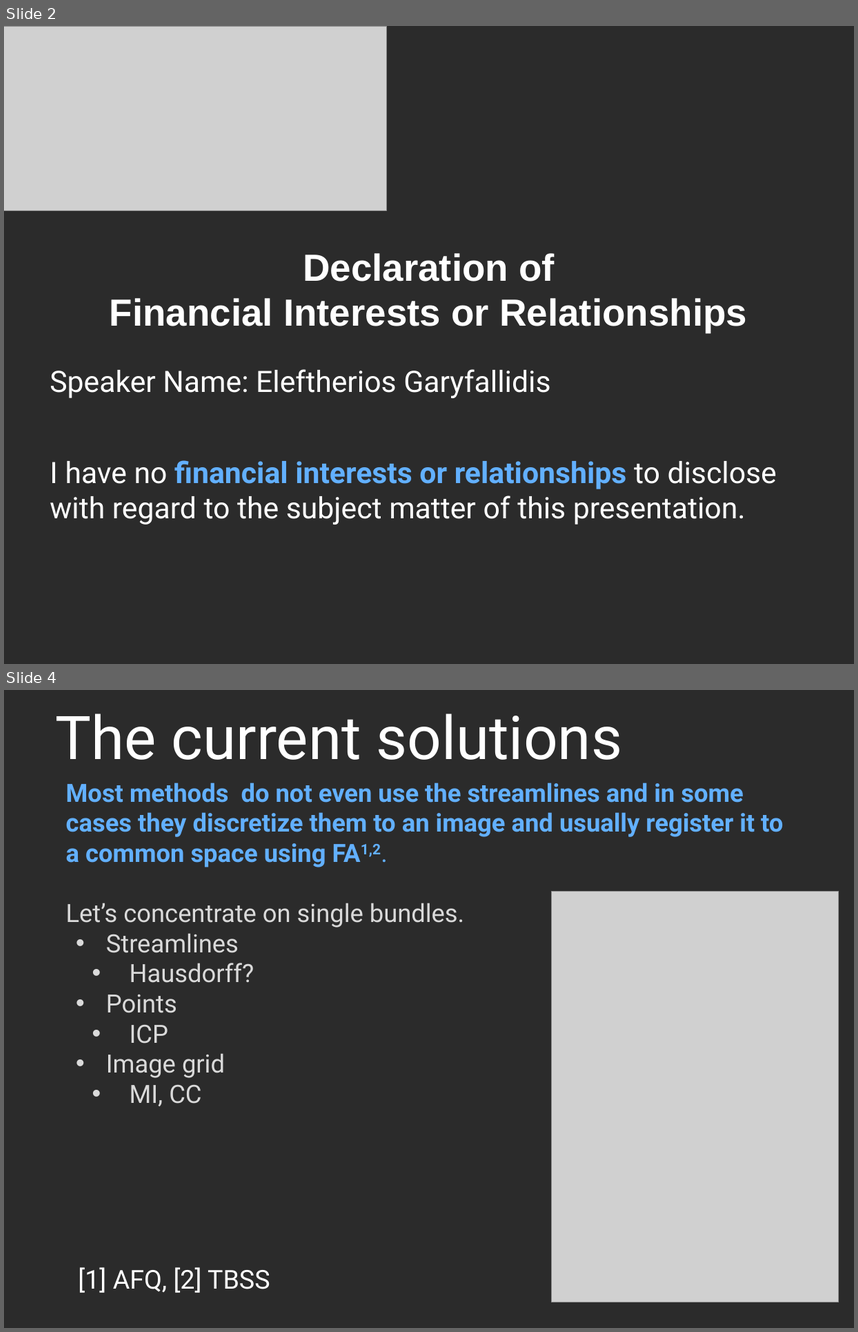
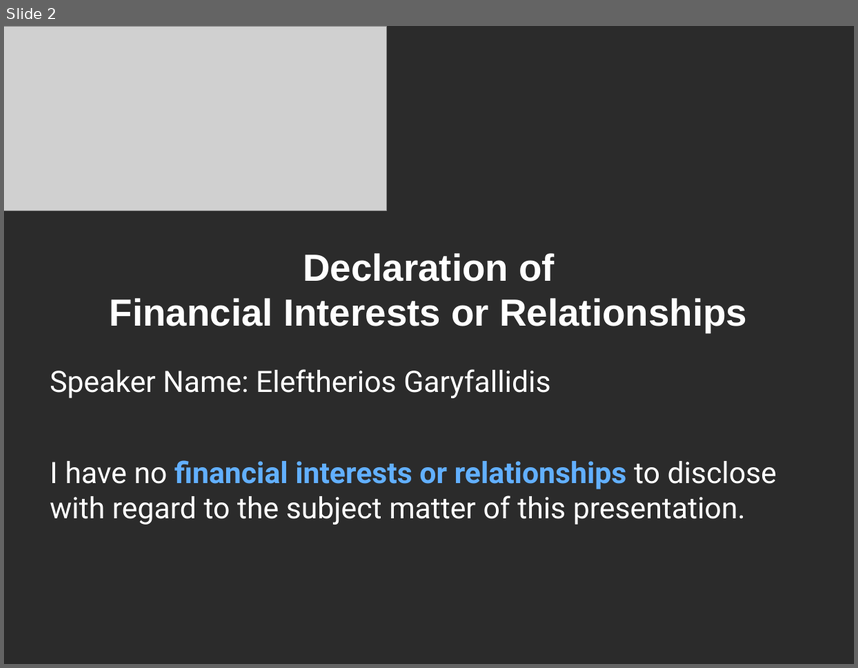
Before and after one commit to Garyfallidis/meta_didaktoriko, a slide deck: ismrm2014/oral/bundle_alignment.ppt. Shown one above the other, each under a label of ours: slides 2 and 4 before the commit, slide 2 after it; the slides between them are not shown. The pictures are 858x1332 and 858x668 pixels, drawn with LibreOffice and Linux fonts; fonts in the diff are those of the drawing; grey boxes stand for pictures; background and template pictures are left out; a plain dark background stands for a picture behind light text. Boxes give left, top, right and bottom in pixels: in the first picture for what was removed or moved away, otherwise in the second. Text is boxed around its words. In the diff, an @@ line names an element or a change of style, - is before the commit and + after.

```diff
--- a/ismrm2014/oral/bundle_alignment.ppt
+++ b/ismrm2014/oral/bundle_alignment.ppt
@@ slide 4 removed at <box>4,690,854,1328</box>, background picture (left out) @@
@@ title removed at <box>56,713,622,760</box> @@
-The current solutions
@@ text removed at <box>66,782,783,1106</box> @@
-Most methods do not even use the streamlines and in some cases they discretize them to an image and usually register it to a common space using FA1,2.
-Let’s concentrate on single bundles.
-• Streamlines
-  • Hausdorff?
-• Points
-  • ICP
-• Image grid
-  • MI, CC
@@ picture removed at <box>551,891,839,1302</box> @@
@@ text removed at <box>78,1267,270,1292</box> @@
-[1] AFQ, [2] TBSS
```
Also in this commit, not shown: 6 slides changed, 7 slides added, 2 other slides removed, 8 other files.
